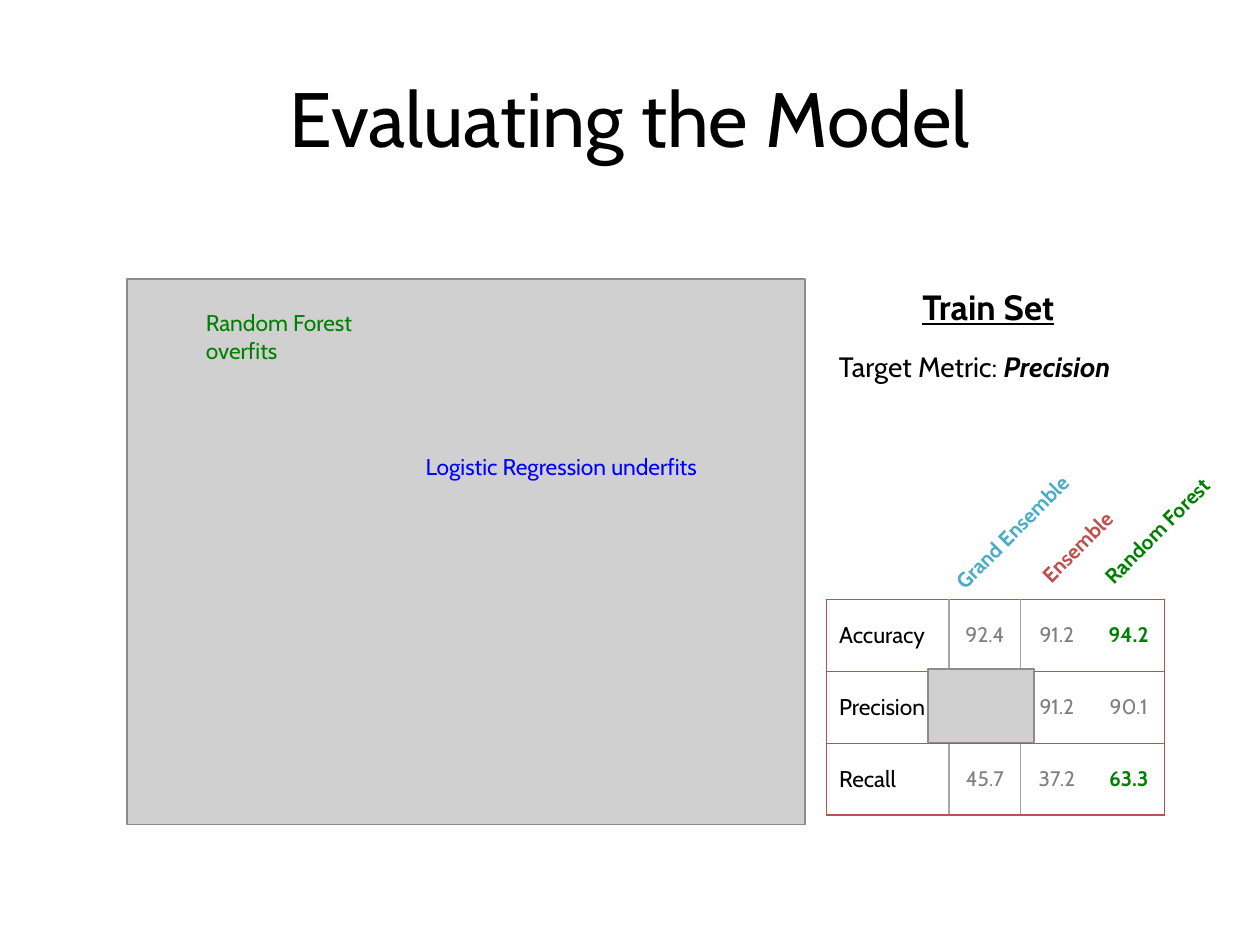
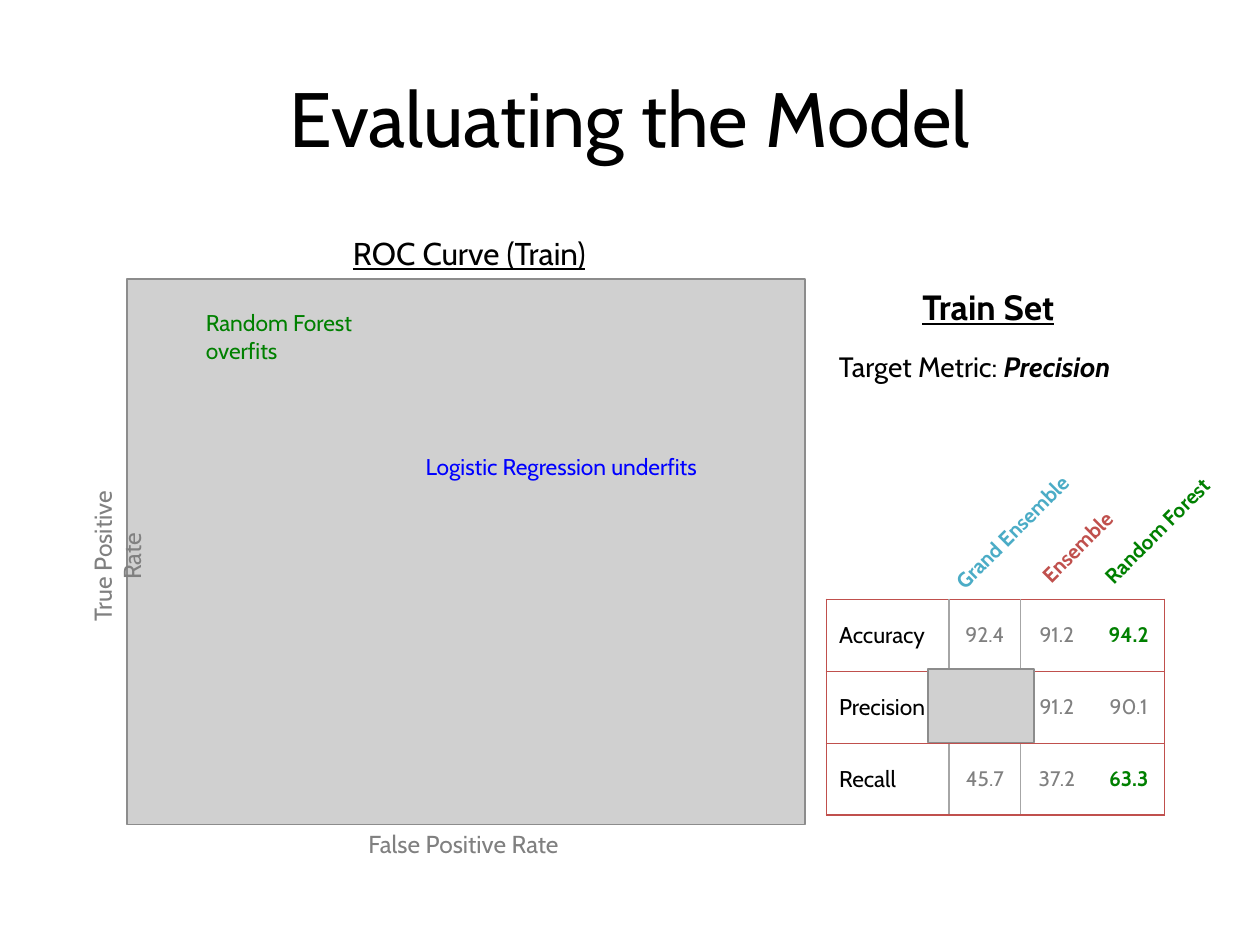
Before and after one commit to yungmsh/mining_the_common_app, a slide deck: slide 5 of presentation/MikeYung_Presentation_v1.pptx (slide 6 before the commit). Drawn at 1260x945 pixels with LibreOffice and Linux fonts; fonts in the diff are those of the drawing; grey boxes stand for pictures; background and template pictures are left out. Boxes give left, top, right and bottom in pixels: in the first picture for what was removed or moved away, otherwise in the second. Text is boxed around its words. In the diff, an @@ line names an element or a change of style, - is before the commit and + after.

```diff
--- a/presentation/MikeYung_Presentation_v1.pptx
+++ b/presentation/MikeYung_Presentation_v1.pptx
@@ text added at [353,241,586,270], 18 pt, text #000000, underline @@
+ROC Curve (Train)
@@ text added at [88,499,148,620], 14 pt, text #808080 @@
+True Positive Rate
@@ text added at [368,834,559,853], 14 pt, text #808080 @@
+False Positive Rate
```
Also in this commit, not shown: 7 other slides changed, 4 slides added, 1 slide removed, 1 other file.
